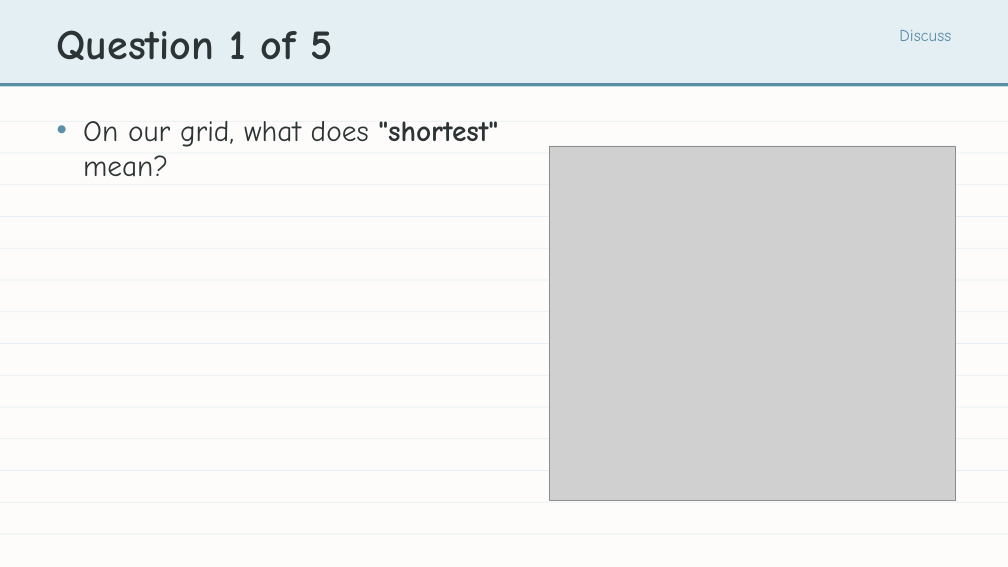
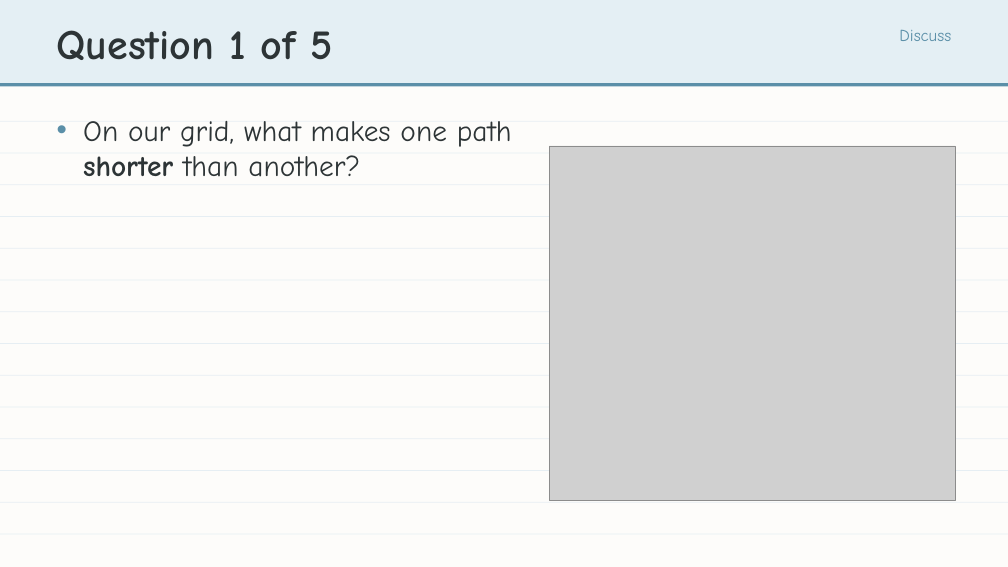
Before and after one commit to bradamiller/LearningPython, a slide deck: slide 12 of static/slides/module-05-pathfinding/module-5-lesson-01-finding-a-way-around.pptx. Drawn at 1008x567 pixels with LibreOffice and Linux fonts; fonts in the diff are those of the drawing; grey boxes stand for pictures. Boxes give left, top, right and bottom in pixels: in the first picture for what was removed or moved away, otherwise in the second. Text is boxed around its words. In the diff, an @@ line names an element or a change of style, - is before the commit and + after.

```diff
--- a/static/slides/module-05-pathfinding/module-5-lesson-01-finding-a-way-around.pptx
+++ b/static/slides/module-05-pathfinding/module-5-lesson-01-finding-a-way-around.pptx
@@ text at bbox=[83, 121, 512, 177]: text changed @@
-• On our grid, what does "shortest" mean?
+• On our grid, what makes one path shorter than another?
```
Also in this commit, not shown: 1 other slide changed, 20 other files.
